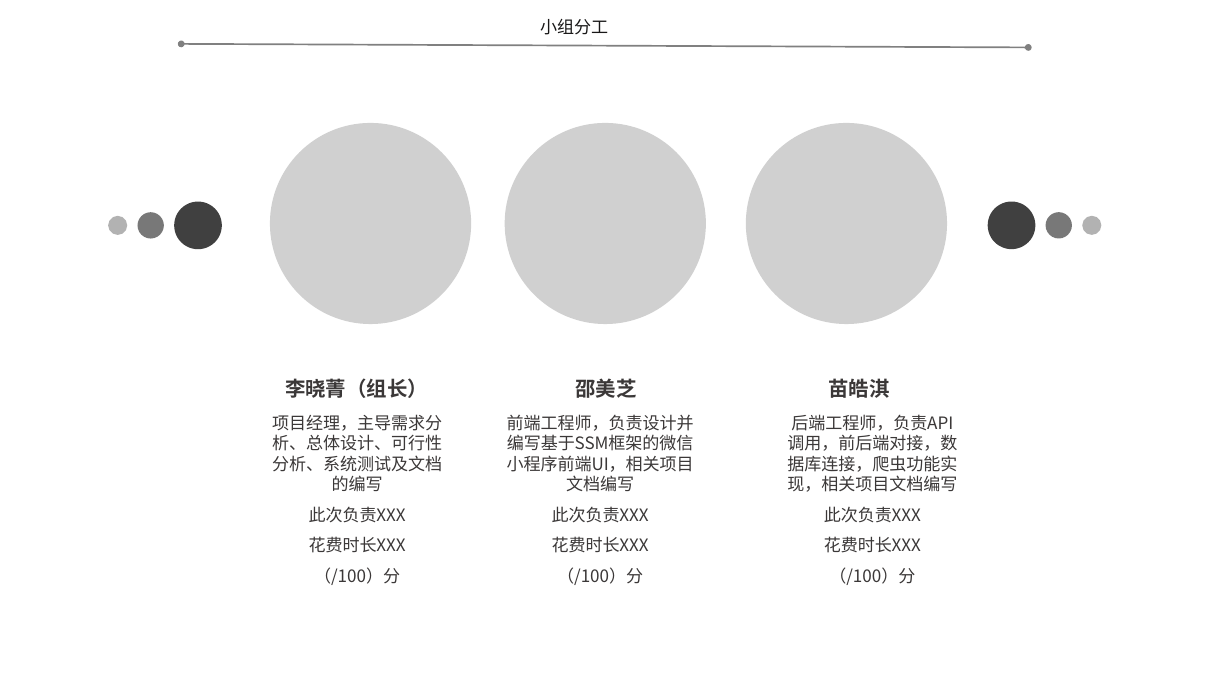
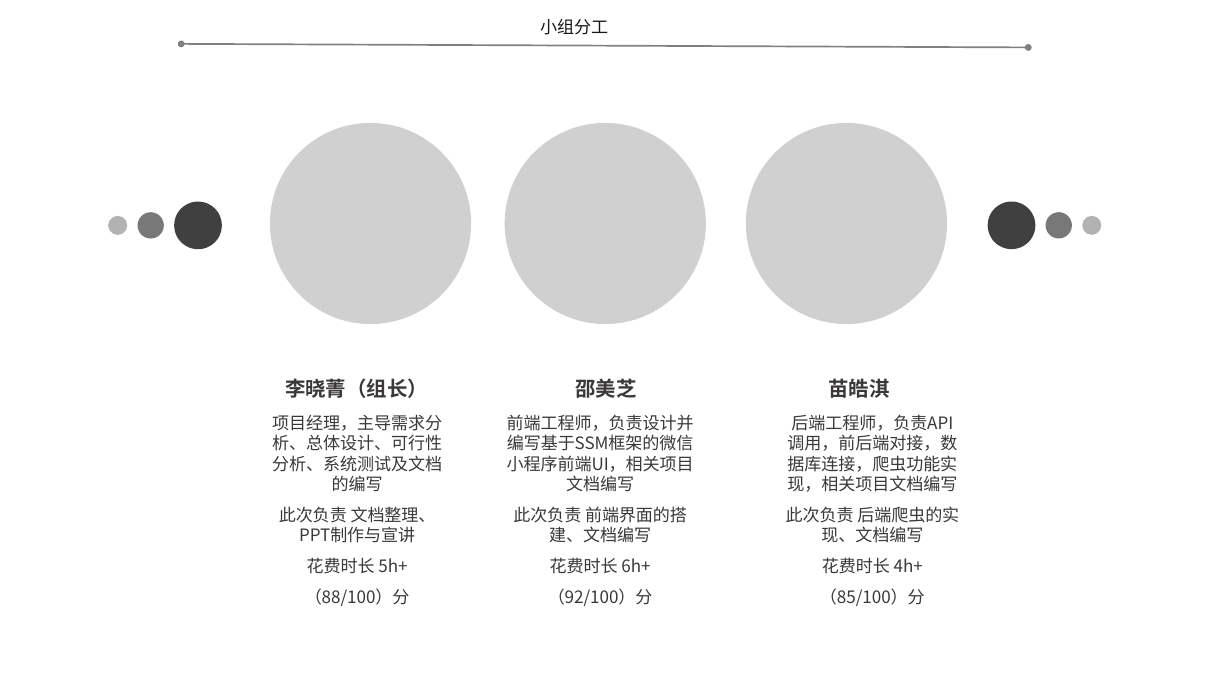
Before and after one commit to SixteenTime/SEProject-Flower, a slide deck: slide 24 of documents/work/project_plan/SE2020-G05-项目计划0.2.pptx (slide 18 before the commit). Drawn at 1232x700 pixels with LibreOffice and Linux fonts; fonts in the diff are those of the drawing; grey boxes stand for pictures. Boxes give left, top, right and bottom in pixels: in the first picture for what was removed or moved away, otherwise in the second. Text is boxed around its words. In the diff, an @@ line names an element or a change of style, - is before the commit and + after.

```diff
--- a/documents/work/project_plan/SE2020-G05-项目计划0.2.pptx
+++ b/documents/work/project_plan/SE2020-G05-项目计划0.2.pptx
@@ text at <box>279,506,436,606</box>: text changed @@
-此次负责XXX
-花费时长XXX
-（/100）分
+此次负责 文档整理、PPT制作与宣讲
+花费时长 5h+
+（88/100）分
@@ text at <box>513,506,687,606</box>: text changed @@
-此次负责XXX
-花费时长XXX
-（/100）分
+此次负责 前端界面的搭建、文档编写
+花费时长 6h+
+（92/100）分
@@ text at <box>786,506,959,606</box>: text changed @@
-此次负责XXX
-花费时长XXX
-（/100）分
+此次负责 后端爬虫的实现、文档编写
+花费时长 4h+
+（85/100）分
```
Also in this commit, not shown: 17 other slides changed, 6 slides added, 4 other files.
